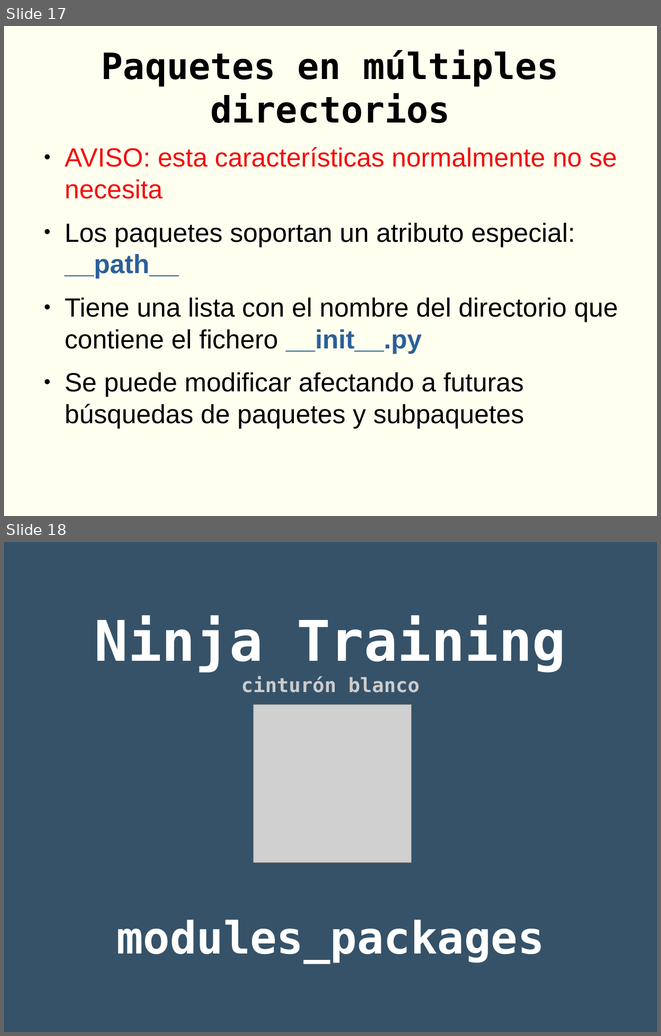
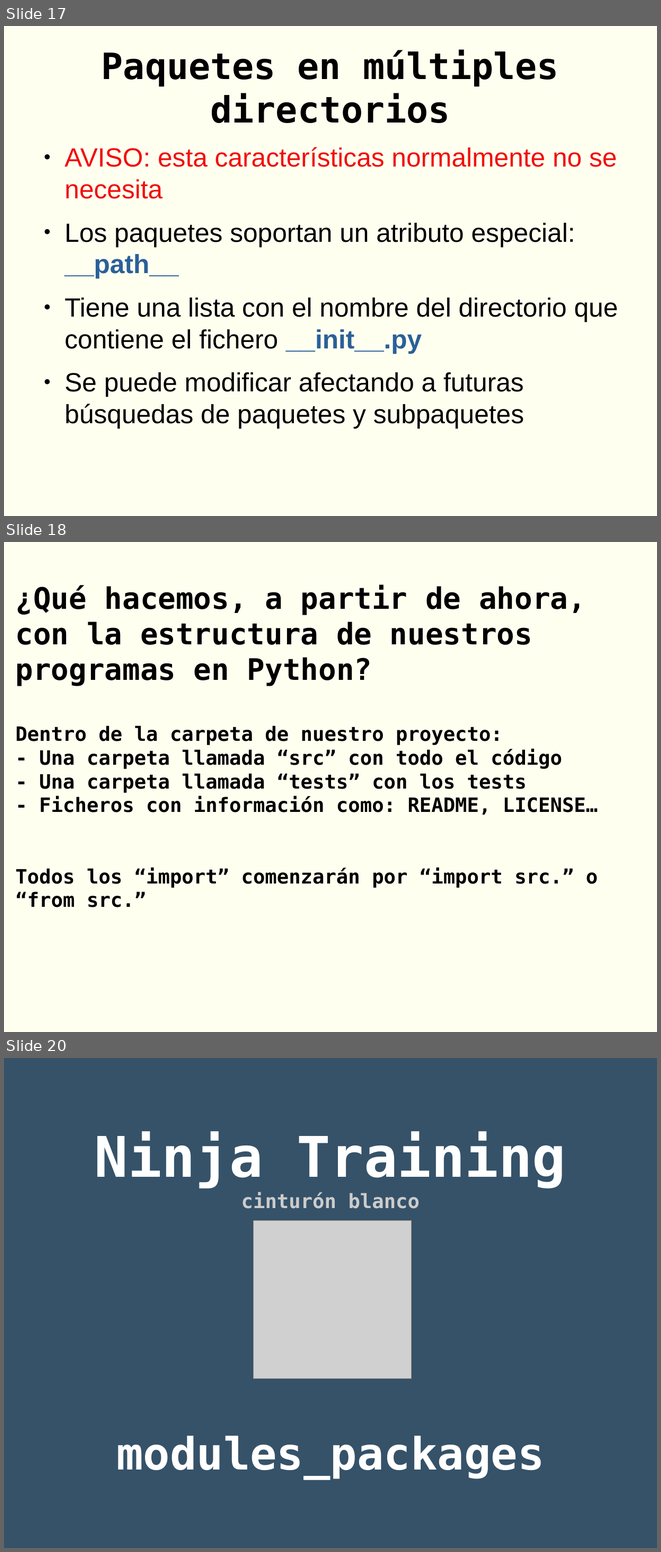
Before and after one commit to rgmf/dwes, a slide deck: unidades/01_introduccion_a_python/presentacion/08_modules_and_packages.odp. Shown one above the other, each under a label of ours: slides 17 and 18 before the commit, slides 17, 18 and 20 after it; the slides between them are not shown. The pictures are 661x1036 and 661x1552 pixels, drawn with LibreOffice and Linux fonts; fonts in the diff are those of the drawing; grey boxes stand for pictures. Boxes give left, top, right and bottom in pixels: in the first picture for what was removed or moved away, otherwise in the second. Text is boxed around its words. In the diff, an @@ line names an element or a change of style, - is before the commit and + after.

```diff
--- a/unidades/01_introduccion_a_python/presentacion/08_modules_and_packages.odp
+++ b/unidades/01_introduccion_a_python/presentacion/08_modules_and_packages.odp
@@ slide 18 added at (x1=4, y1=542, x2=657, y2=1032), background #FFFFF0 @@
@@ title added at (x1=16, y1=584, x2=598, y2=907), 24 pt, text #000000, bold @@
+¿Qué hacemos, a partir de ahora, con la estructura de nuestros programas en Python?
+Dentro de la carpeta de nuestro proyecto:
+- Una carpeta llamada “src” con todo el código
+- Una carpeta llamada “tests” con los tests
+- Ficheros con información como: README, LICENSE…
+Todos los “import” comenzarán por “import src.” o “from src.”
@@ what was slide 18 is now slide 20 @@
```
Also in this commit, not shown: 1 other slide added, 18 other files.
